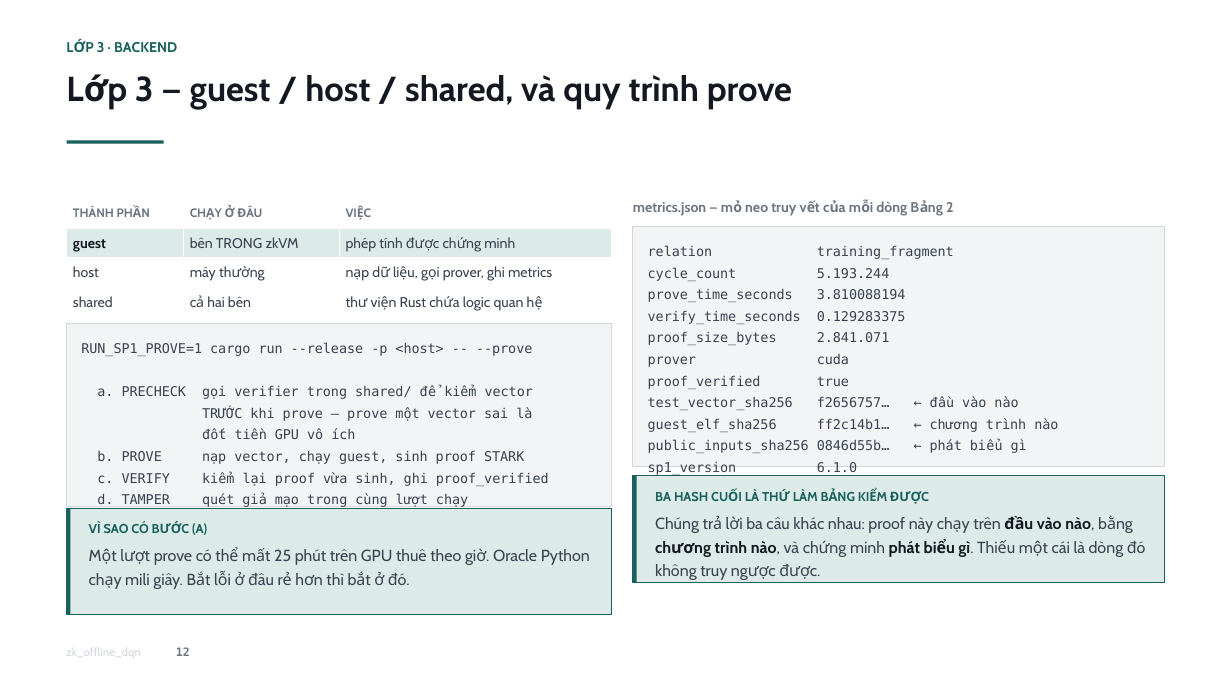
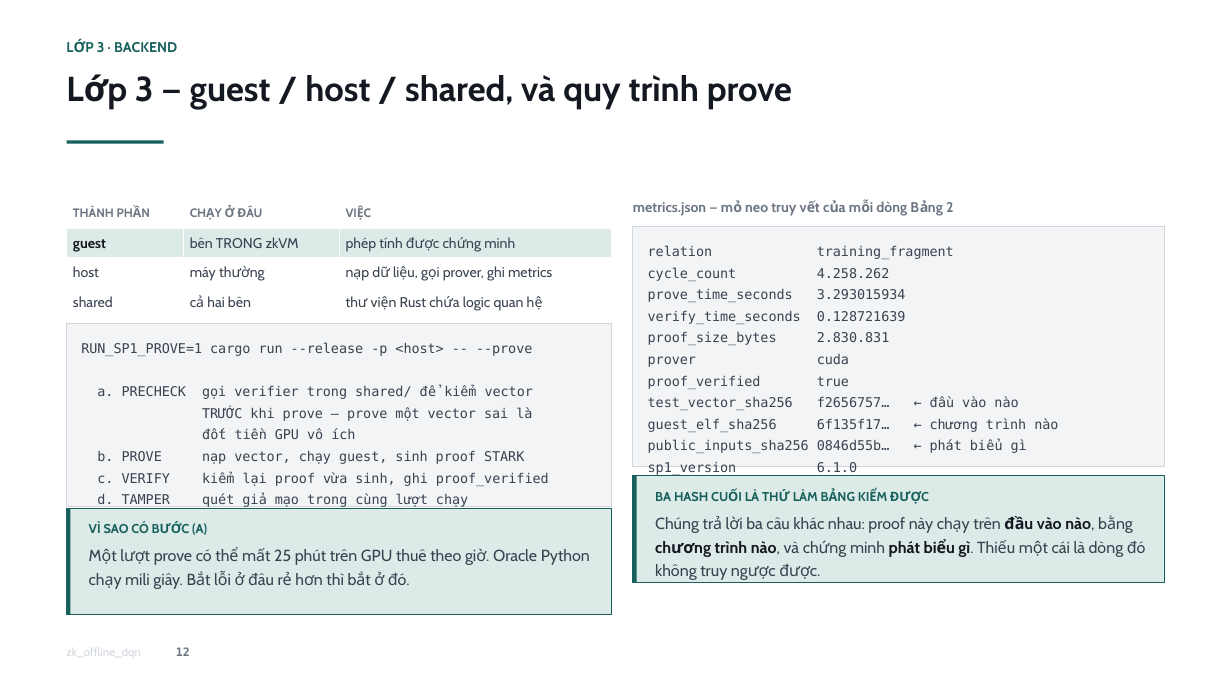
Before and after one commit to patee1811/zk_offline_dqn, a slide deck: slide 13 of docs/slides/zk_offline_dqn_thuyet_trinh.pptx. Drawn at 1232x693 pixels with LibreOffice and Linux fonts; fonts in the diff are those of the drawing. Boxes give left, top, right and bottom in pixels: in the first picture for what was removed or moved away, otherwise in the second. Text is boxed around its words. In the diff, an @@ line names an element or a change of style, - is before the commit and + after.

Commit message:
docs(docs): bring the explainer and the deck onto the re-proved table
Both carry a hand-copied replica of Table 2, so re-proving every row and
moving the last ten to CUDA left them quoting a table that no longer exists.

Two passages had to be rewritten rather than renumbered, because their
premise is gone. The explainer asked why some rows ran on CPU and answered
that six hosts had no CUDA path; that is now history, and the section says
so along with what the change measured: 51-62x faster at cycle counts that
did not move. Q6 asked how a table that mixes provers can be compared at
all, and now answers the sharper question of why cycles stay the unit even
when the provers match.

The deck slide that existed to stop a misreading -- Merkle at 50.2 s looking
slower than a fragment 44x its size -- no longer has a misreading to stop,
so it reports the speedup instead.

Neither file reads the CSV; they will go stale again the next time a row is
proved. Worth a gate like the one paper numbers already have.

```diff
--- a/docs/slides/zk_offline_dqn_thuyet_trinh.pptx
+++ b/docs/slides/zk_offline_dqn_thuyet_trinh.pptx
@@ text at <box>648,267,906,345</box>: text changed @@
-cycle_count 5.193.244
-prove_time_seconds 3.810088194
-verify_time_seconds 0.129283375
-proof_size_bytes 2.841.071
+cycle_count 4.258.262
+prove_time_seconds 3.293015934
+verify_time_seconds 0.128721639
+proof_size_bytes 2.830.831
@@ text at <box>648,418,1058,432</box>: text changed @@
-guest_elf_sha256 ff2c14b1… ← chương trình nào
+guest_elf_sha256 6f135f17… ← chương trình nào
```
Also in this commit, not shown: 6 other slides changed, 2 other files.
